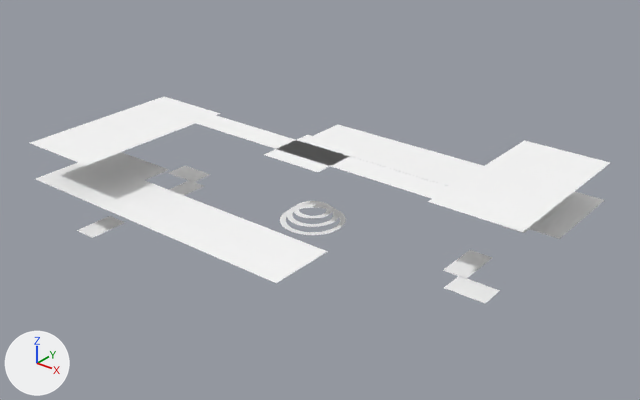
An edit to the glTF model crates/client/assets/models/pithead/pithead_drift.glb, drawn before and after from the same camera.
One viewpoint serves both versions: a camera (50 mm lens) standing at (44.8, -55.0, 36.8) and looking at (1.1, -0.3, 2.9). Arrows for +X, +Y and +Z are at lower left; the lights stay in place. The first picture is the older version. Vertices at exactly the same position are counted once.

Names of what the first picture shows: 'drift'.
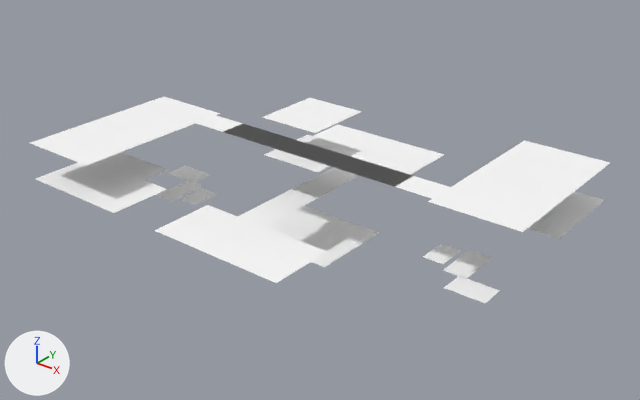
What changed in the scene script:
```text
Change me_drift:
    used by ob_drift; location = (0.0, 0.0, 0.0)
    remove me_drift.from_pydata(...)  # 14164 vertices, 26360 faces; spans x -21.0..21.0, y -14.0..14.0, z 0.0..7.0
    add me_drift.from_pydata(...)  # 15829 vertices, 29638 faces; spans x -21.0..21.0, y -14.0..14.0, z -1.0..10.5
    me_drift part 1: a new loose piece of 1221 vertices spanning x -4.5..4.5, y -4.0..4.0, z -1.0, in mat_defaultmaterial
    me_drift part 2: a new loose piece of 624 vertices spanning x -2.9..2.9, y -3.2..3.2, z 10.5, in mat_defaultmaterial
    me_drift part 3: a new loose piece of 117 vertices spanning x -13.0..-11.0, y -4.0..-1.0, z 0.1, in mat_defaultmaterial
    me_drift part 4: a new loose piece of 117 vertices spanning x 11.0..13.0, y 1.0..4.0, z 0.1, in mat_defaultmaterial
    me_drift part 5: the loose piece of 195 vertices spanning x -3.0..3.0, y -3.0..3.0, z 0.5 is deleted
    me_drift part 6: the loose piece of 195 vertices spanning x -2.4..2.4, y -2.4..2.4, z 1.0 is deleted
    me_drift part 7: the loose piece of 195 vertices spanning x -1.8..1.8, y -1.8..1.8, z 1.5 is deleted
    me_drift part 8: the loose piece of 135 vertices spanning x -15.6..-13.4, y -14.0..-10.3, z 0.0 is deleted
    me_drift part 9: 950 vertices removed from x -9.8..9.8, y -14.0..14.0, z 3.5; 1391 vertices added at x -9.2..9.2, y -7.8..7.8, z 3.5..7.0
    other edits to the shape of me_drift do not show in these pictures
```

What differs and where, as boxes (x1, y1, x2, y2) in the pictures (640 x 400 px; the box of a moved part takes in the faces that stretch with it):
part 1 of me_drift, added
    after: (266, 206, 379, 267)
part 2 of me_drift, added
    after: (262, 98, 362, 133)
part 3 of me_drift, added
    after: (180, 189, 217, 205)
part 4 of me_drift, added
    after: (423, 244, 461, 264)
part 5 of me_drift, deleted
    before: (280, 206, 346, 235)
part 6 of me_drift, deleted
    before: (286, 204, 339, 227)
part 7 of me_drift, deleted
    before: (293, 201, 333, 219)
part 8 of me_drift, deleted
    before: (77, 216, 125, 238)
part 9 of me_drift, moved or reshaped
    before: (115, 155, 483, 231)
    after: (223, 124, 412, 227)
